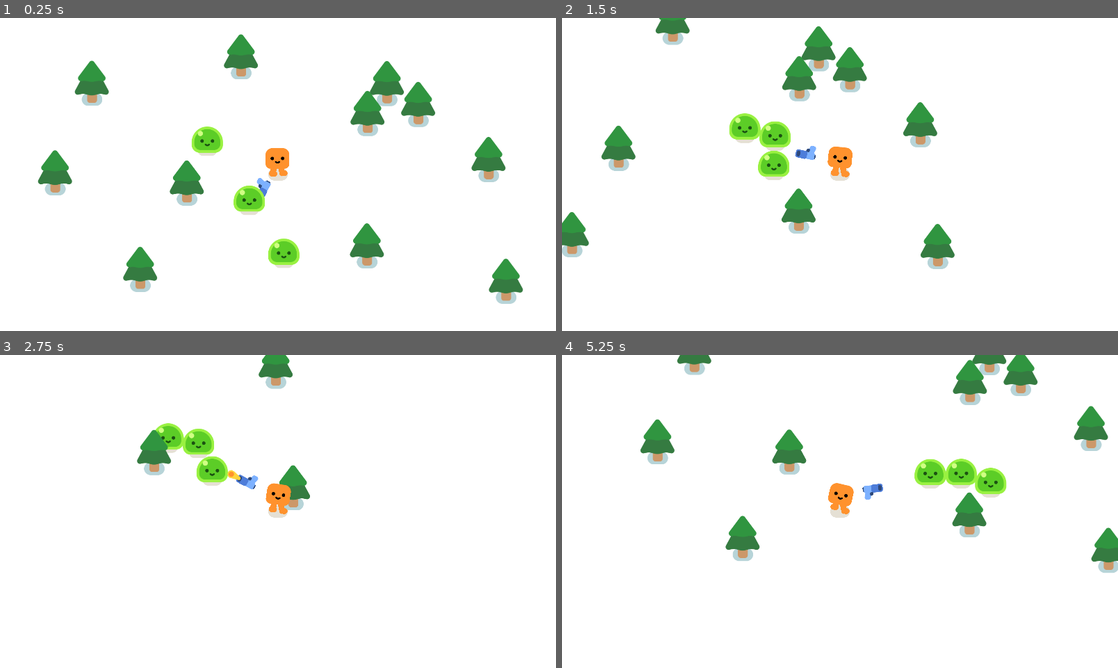
Above: before the commit, frames 1-4 (two rows, left to right).
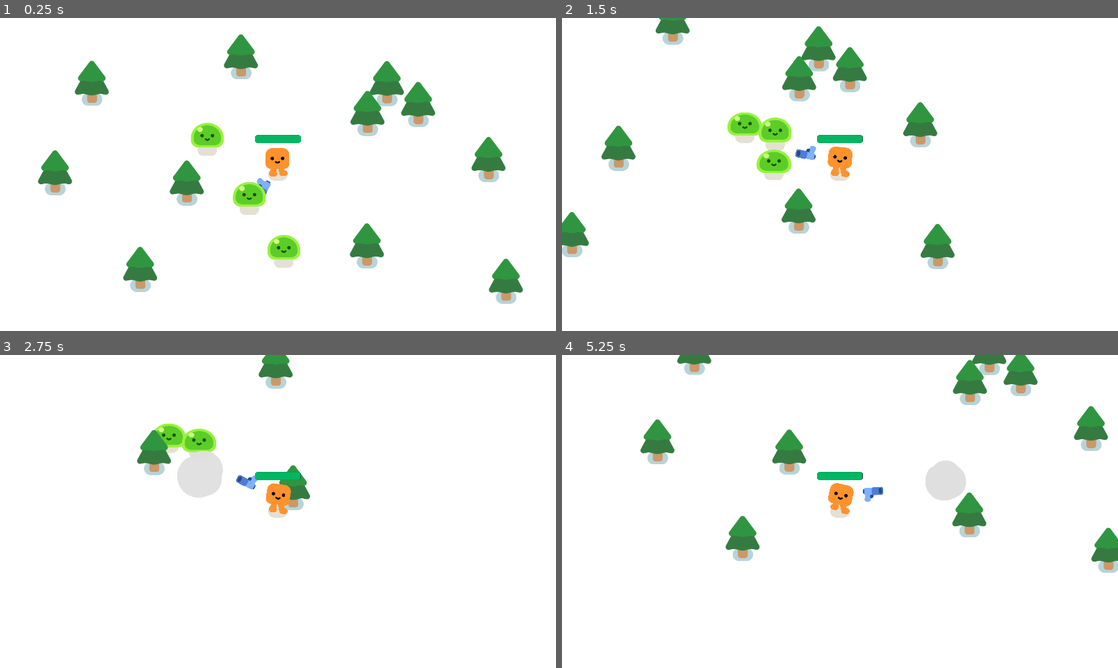
Above: after the commit, the same moments.

Repository: guicardosom/Bloblings
Game: Godot game, scene res://scenes/game.tscn
The game is run twice, just before and just after one commit, with the same random seed, the same clock (stepped at 60 frames per second) and the same inputs.
Inputs:
- Up to frame 1 (0.25 s): no input
- Up to frame 2 (1.5 s): hold D (move_right) 0.53-1.28 s; hold S (move_down) from 1.28 s (still down)
- Up to frame 3 (2.75 s): release S (move_down) at 2.03 s; hold D (move_right) from 2.03 s (still down)
- Up to frame 4 (5.25 s): release D (move_right) at 2.78 s; hold W (move_up) 2.78-3.53 s; hold A (move_left) 3.53-5.03 s; hold S (move_down) from 5.03 s (still down)

The runs differ from the first frame. In frame 1, 1.2% of the frame differs, in the area x 34-55%, y 33-79%; in frame 2, 1.0%; in frame 3, 1.5%; in frame 4, 1.8%, in the area x 45-80%, y 33-47%.

Commit message:
Player and Enemy
Take Damage

Diff:
--- a/godot-project/scenes/blob.tscn
+++ b/godot-project/scenes/blob.tscn
@@ -1,7 +1,8 @@
-[gd_scene load_steps=4 format=3 uid="uid://b1ixbcxlqyguj"]
+[gd_scene load_steps=5 format=3 uid="uid://b1ixbcxlqyguj"]
 
 [ext_resource type="PackedScene" uid="uid://ogik4s70pgwl" path="res://art/characters/slime/slime.tscn" id="1_eo8br"]
 [ext_resource type="Script" uid="uid://cmkoj57qfl686" path="res://scripts/blob.gd" id="1_ngma2"]
+[ext_resource type="PackedScene" uid="uid://dhmhmrth6rdce" path="res://art/smoke_explosion/smoke_explosion.tscn" id="2_17po2"]
 
 [sub_resource type="CircleShape2D" id="CircleShape2D_eo8br"]
 radius = 51.0
@@ -11,8 +12,10 @@
 collision_mask = 3
 platform_floor_layers = 4294967040
 script = ExtResource("1_ngma2")
+explosion_scene = ExtResource("2_17po2")
 
 [node name="Slime" parent="." instance=ExtResource("1_eo8br")]
+unique_name_in_owner = true
 
 [node name="CollisionShape2D" type="CollisionShape2D" parent="."]
 position = Vector2(0, -30)
--- a/godot-project/scenes/gun.tscn
+++ b/godot-project/scenes/gun.tscn
@@ -27,7 +27,7 @@
 position = Vector2(25, -11)
 
 [node name="Timer" type="Timer" parent="."]
-wait_time = 0.3
+wait_time = 0.5
 autostart = true
 
 [connection signal="timeout" from="Timer" to="." method="_on_timer_timeout"]
--- a/godot-project/scenes/player.tscn
+++ b/godot-project/scenes/player.tscn
@@ -6,6 +6,23 @@
 
 [sub_resource type="CircleShape2D" id="CircleShape2D_onrkg"]
 radius = 42.0119
+
+[sub_resource type="CircleShape2D" id="CircleShape2D_qhqgy"]
+radius = 50.01
+
+[sub_resource type="StyleBoxFlat" id="StyleBoxFlat_dqkch"]
+bg_color = Color(0.152941, 0.168627, 0.188235, 1)
+corner_radius_top_left = 8
+corner_radius_top_right = 8
+corner_radius_bottom_right = 8
+corner_radius_bottom_left = 8
+
+[sub_resource type="StyleBoxFlat" id="StyleBoxFlat_qhqgy"]
+bg_color = Color(1.8771e-06, 0.717339, 0.379534, 1)
+corner_radius_top_left = 8
+corner_radius_top_right = 8
+corner_radius_bottom_right = 8
+corner_radius_bottom_left = 8
 
 [node name="Player" type="CharacterBody2D"]
 platform_floor_layers = 4294967040
@@ -22,3 +39,23 @@
 
 [node name="Gun" parent="." instance=ExtResource("3_qhqgy")]
 position = Vector2(-2, -54)
+
+[node name="HurtBox" type="Area2D" parent="."]
+unique_name_in_owner = true
+collision_layer = 0
+collision_mask = 2
+
+[node name="CollisionShape2D" type="CollisionShape2D" parent="HurtBox"]
+position = Vector2(-2, -54)
+shape = SubResource("CircleShape2D_qhqgy")
+
+[node name="ProgressBar" type="ProgressBar" parent="."]
+unique_name_in_owner = true
+offset_left = -79.0
+offset_top = -136.0
+offset_right = 79.0
+offset_bottom = -109.0
+theme_override_styles/background = SubResource("StyleBoxFlat_dqkch")
+theme_override_styles/fill = SubResource("StyleBoxFlat_qhqgy")
+value = 100.0
+show_percentage = false
--- a/godot-project/scripts/blob.gd
+++ b/godot-project/scripts/blob.gd
@@ -1,9 +1,25 @@
 extends CharacterBody2D
 
+@export var health = 3
 @export var speed = 300
+@export var explosion_scene: PackedScene
 @onready var player = get_node("/root/Game/Player")
+
+func _ready() -> void:
+	%Slime.play_walk()
 
 func _physics_process(delta: float) -> void:
 	var direction = global_position.direction_to(player.global_position)
 	velocity = direction * speed
 	move_and_slide()
+
+func take_damage() -> void:
+	health -= 1
+	%Slime.play_hurt()
+
+	if health == 0:
+		queue_free()
+
+		var smoke = explosion_scene.instantiate()
+		get_parent().add_child(smoke)
+		smoke.global_position = global_position
--- a/godot-project/scripts/player.gd
+++ b/godot-project/scripts/player.gd
@@ -1,6 +1,10 @@
 extends CharacterBody2D
 
+signal health_depleted
+
+@export var health = 100.0
 @export var speed = 600
+const DAMAGE_RATE = 5.0
 
 func _process(delta: float) -> void:
 	if velocity.length() > 0:
@@ -12,3 +16,10 @@
 	var direction = Input.get_vector("move_left", "move_right", "move_up", "move_down")
 	velocity = direction * speed
 	move_and_slide()
+
+	var overlapping_blobs = %HurtBox.get_overlapping_bodies()
+	if overlapping_blobs.size() > 0:
+		health -= DAMAGE_RATE * overlapping_blobs.size() * delta
+		%ProgressBar.value = health
+		if health <= 0.0:
+			health_depleted.emit()
Not shown: 1 places in godot-project/scenes/player.tscn that only renumber resources
